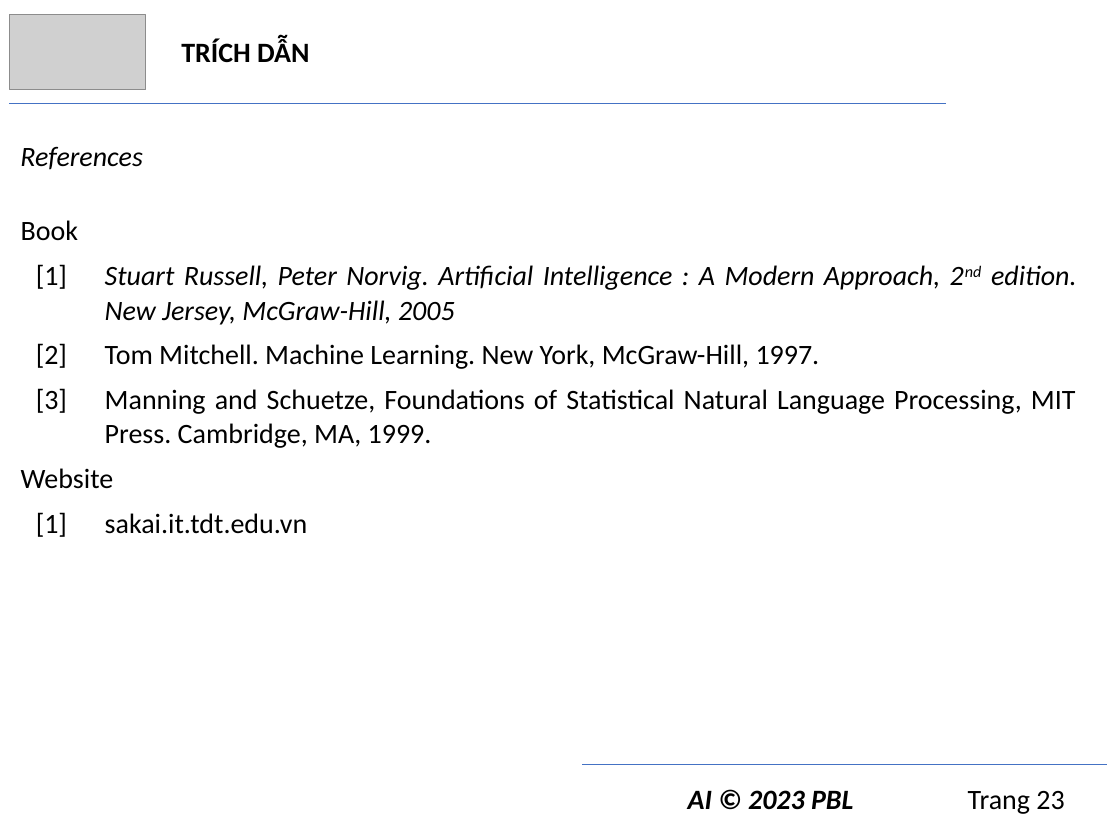
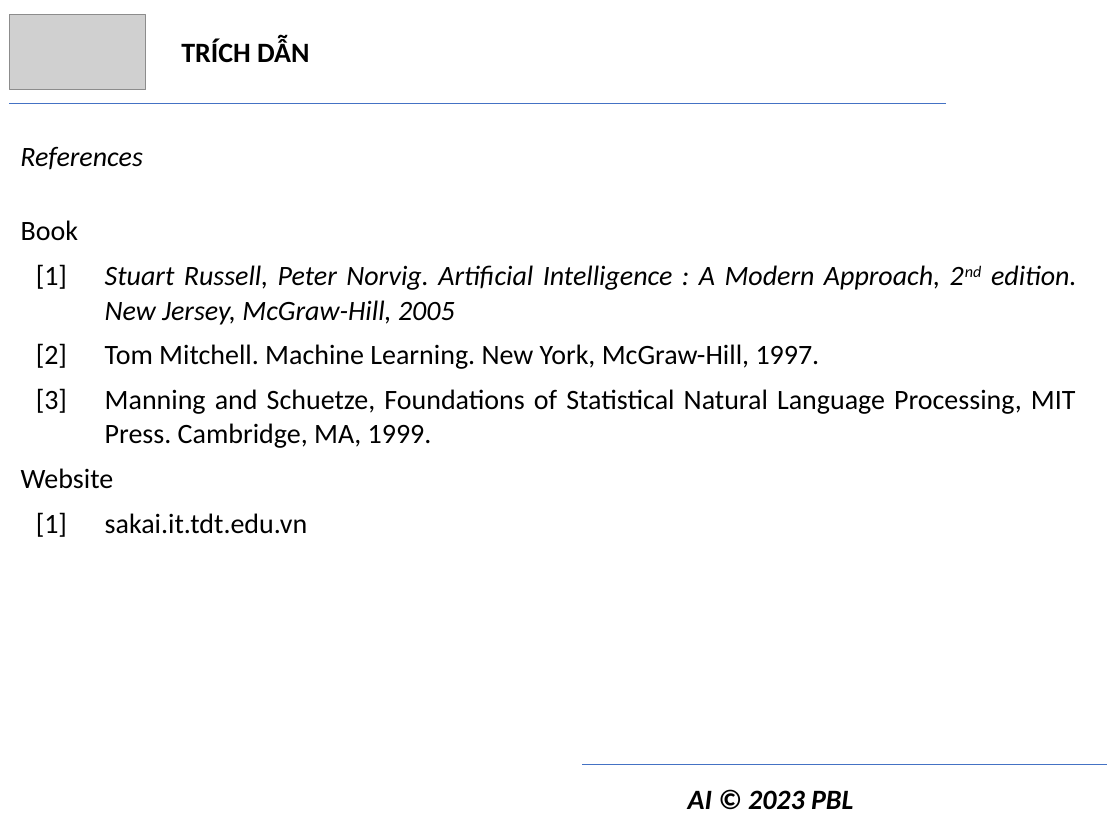
Before and after one commit to trngbro/AI, a slide deck: slide 22 of present/progress/presentation.pptx. Drawn at 1120x840 pixels with LibreOffice and Linux fonts; fonts in the diff are those of the drawing; grey boxes stand for pictures. Boxes give left, top, right and bottom in pixels: in the first picture for what was removed or moved away, otherwise in the second. Text is boxed around its words. In the diff, an @@ line names an element or a change of style, - is before the commit and + after.

```diff
--- a/present/progress/presentation.pptx
+++ b/present/progress/presentation.pptx
@@ text at <box>688,790,853,810</box>: text changed @@
-AI © 2023 PBL Trang 23
+AI © 2023 PBL
```
Also in this commit, not shown: 16 other slides changed, 3 other files.
